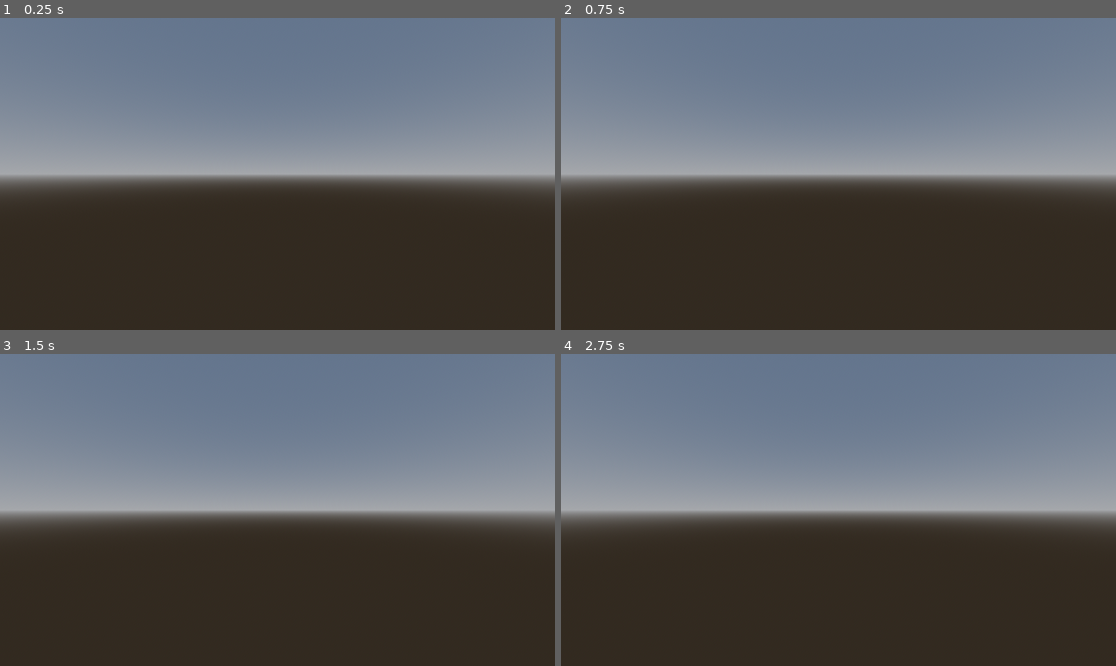
Above: before the commit, frames 1-4 (two rows, left to right).
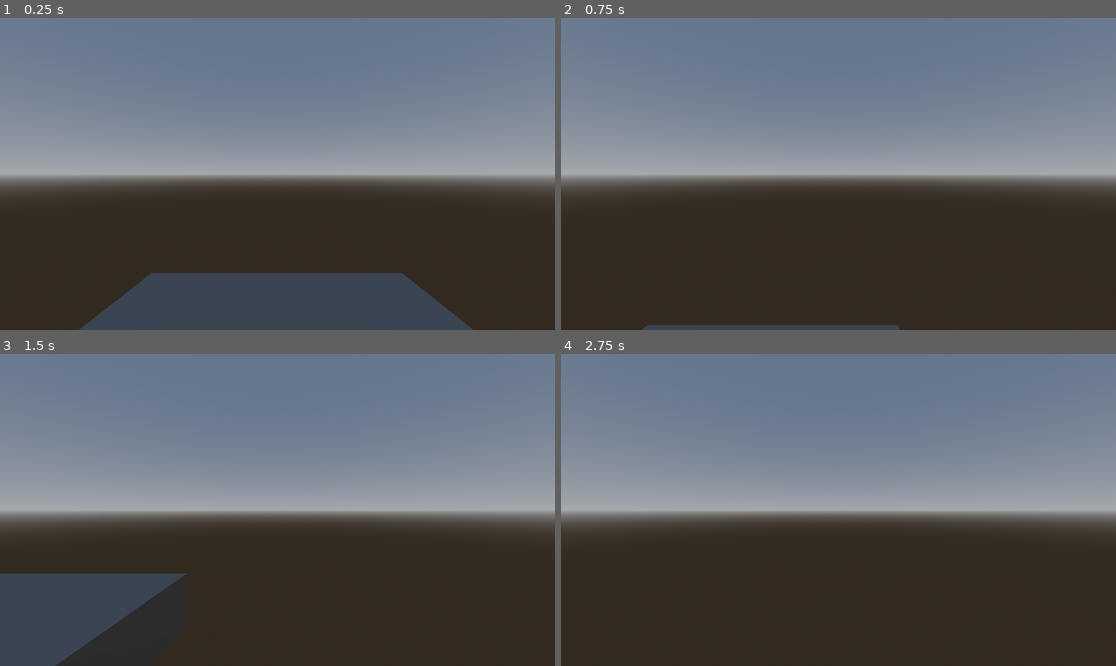
Above: after the commit, the same moments.

Repository: WindowsVista42/game-off-2025-game
Game: Godot game, scene res://Main.tscn
Same seed, same stepped clock (60 frames per second), same inputs: the game is played once before the commit and once after it.
Inputs:
- Up to frame 1 (0.25 s): no input
- Up to frame 2 (0.75 s): tap Enter (ui_accept) at 0.5, 0.6 s; hold Right (ui_right) from 0.53 s (still down)
- Up to frame 3 (1.5 s): tap Enter (ui_accept) at 0.77, 1.07, 1.35 s; release Right (ui_right) at 1.28 s; hold Down (ui_down) from 1.28 s (still down)
- Up to frame 4 (2.75 s): tap Enter (ui_accept) at 1.52, 1.82, 2.1 s; release Down (ui_down) at 2.03 s; hold Right (ui_right) from 2.03 s (still down)

The runs differ from the first frame. In frame 1, 11% of the frame differs, in the area x 14-86%, y 81-100%; in frame 2, 0.7%; in frame 3, 6.5%; in frame 4, nothing differs.

Commit message:
WIP: 3d character movement. WASD working.

Diff:
--- a/Main.tscn
+++ b/Main.tscn
@@ -1,4 +1,6 @@
-[gd_scene load_steps=6 format=3 uid="uid://dh6h2aj4wrj1n"]
+[gd_scene load_steps=8 format=3 uid="uid://dh6h2aj4wrj1n"]
+
+[ext_resource type="Script" uid="uid://bh6tmdb26jcdc" path="res://character_body_3d.gd" id="1_ig7tw"]
 
 [sub_resource type="ProceduralSkyMaterial" id="ProceduralSkyMaterial_rxg2q"]
 
@@ -14,6 +16,8 @@
 [sub_resource type="BoxShape3D" id="BoxShape3D_rxg2q"]
 size = Vector3(3.862793, 0.48095703, 6.4418335)
 
+[sub_resource type="BoxMesh" id="BoxMesh_7dm0k"]
+
 [node name="Node3D" type="Node3D"]
 
 [node name="WorldEnvironment" type="WorldEnvironment" parent="."]
@@ -21,6 +25,7 @@
 
 [node name="CharacterBody3D" type="CharacterBody3D" parent="."]
 transform = Transform3D(1, 0, 0, 0, 1, 0, 0, 0, 1, 0, 0.8487115, 0)
+script = ExtResource("1_ig7tw")
 
 [node name="CollisionShape3D" type="CollisionShape3D" parent="CharacterBody3D"]
 shape = SubResource("CapsuleShape3D_rxg2q")
@@ -33,3 +38,7 @@
 [node name="CollisionShape3D" type="CollisionShape3D" parent="StaticBody3D"]
 transform = Transform3D(1, 0, 0, 0, 1, 0, 0, 0, 1, -0.0035429, -0.25952148, -0.004180908)
 shape = SubResource("BoxShape3D_rxg2q")
+
+[node name="MeshInstance3D" type="MeshInstance3D" parent="StaticBody3D"]
+transform = Transform3D(3.8465285, 0, 0, 0, 1.0000005, 0, 0, 0, 6.311805, -0.012291014, -0.49939835, 0.028294206)
+mesh = SubResource("BoxMesh_7dm0k")
--- /dev/null
+++ b/character_body_3d.gd
@@ -0,0 +1,29 @@
+extends CharacterBody3D
+
+
+const SPEED = 5.0
+const JUMP_VELOCITY = 4.5
+
+
+func _physics_process(delta: float) -> void:
+	# Add the gravity.
+	if not is_on_floor():
+		velocity += get_gravity() * delta
+
+	# Handle jump.
+	if Input.is_action_just_pressed("ui_accept") and is_on_floor():
+		velocity.y = JUMP_VELOCITY
+
+	# Get the input direction and handle the movement/deceleration.
+	# As good practice, you should replace UI actions with custom gameplay actions.
+	var input_dir := Input.get_vector("ui_left", "ui_right", "ui_up", "ui_down")
+
+	var direction := (transform.basis * Vector3(input_dir.x, 0, input_dir.y)).normalized()
+	if direction:
+		velocity.x = direction.x * SPEED
+		velocity.z = direction.z * SPEED
+	else:
+		velocity.x = move_toward(velocity.x, 0, SPEED)
+		velocity.z = move_toward(velocity.z, 0, SPEED)
+
+	move_and_slide()
--- a/project.godot
+++ b/project.godot
@@ -14,3 +14,38 @@
 run/main_scene="uid://dh6h2aj4wrj1n"
 config/features=PackedStringArray("4.5", "Forward Plus")
 config/icon="res://icon.svg"
+
+[input]
+
+ui_left={
+"deadzone": 0.5,
+"events": [Object(InputEventKey,"resource_local_to_scene":false,"resource_name":"","device":0,"window_id":0,"alt_pressed":false,"shift_pressed":false,"ctrl_pressed":false,"meta_pressed":false,"pressed":false,"keycode":4194319,"physical_keycode":0,"key_label":0,"unicode":0,"location":0,"echo":false,"script":null)
+, Object(InputEventJoypadButton,"resource_local_to_scene":false,"resource_name":"","device":0,"button_index":13,"pressure":0.0,"pressed":false,"script":null)
+, Object(InputEventJoypadMotion,"resource_local_to_scene":false,"resource_name":"","device":0,"axis":0,"axis_value":-1.0,"script":null)
+, Object(InputEventKey,"resource_local_to_scene":false,"resource_name":"","device":-1,"window_id":0,"alt_pressed":false,"shift_pressed":false,"ctrl_pressed":false,"meta_pressed":false,"pressed":false,"keycode":0,"physical_keycode":65,"key_label":0,"unicode":97,"location":0,"echo":false,"script":null)
+]
+}
+ui_right={
+"deadzone": 0.5,
+"events": [Object(InputEventKey,"resource_local_to_scene":false,"resource_name":"","device":0,"window_id":0,"alt_pressed":false,"shift_pressed":false,"ctrl_pressed":false,"meta_pressed":false,"pressed":false,"keycode":4194321,"physical_keycode":0,"key_label":0,"unicode":0,"location":0,"echo":false,"script":null)
+, Object(InputEventJoypadButton,"resource_local_to_scene":false,"resource_name":"","device":0,"button_index":14,"pressure":0.0,"pressed":false,"script":null)
+, Object(InputEventJoypadMotion,"resource_local_to_scene":false,"resource_name":"","device":0,"axis":0,"axis_value":1.0,"script":null)
+, Object(InputEventKey,"resource_local_to_scene":false,"resource_name":"","device":-1,"window_id":0,"alt_pressed":false,"shift_pressed":false,"ctrl_pressed":false,"meta_pressed":false,"pressed":false,"keycode":0,"physical_keycode":68,"key_label":0,"unicode":100,"location":0,"echo":false,"script":null)
+]
+}
+ui_up={
+"deadzone": 0.5,
+"events": [Object(InputEventKey,"resource_local_to_scene":false,"resource_name":"","device":0,"window_id":0,"alt_pressed":false,"shift_pressed":false,"ctrl_pressed":false,"meta_pressed":false,"pressed":false,"keycode":4194320,"physical_keycode":0,"key_label":0,"unicode":0,"location":0,"echo":false,"script":null)
+, Object(InputEventJoypadButton,"resource_local_to_scene":false,"resource_name":"","device":0,"button_index":11,"pressure":0.0,"pressed":false,"script":null)
+, Object(InputEventJoypadMotion,"resource_local_to_scene":false,"resource_name":"","device":0,"axis":1,"axis_value":-1.0,"script":null)
+, Object(InputEventKey,"resource_local_to_scene":false,"resource_name":"","device":-1,"window_id":0,"alt_pressed":false,"shift_pressed":false,"ctrl_pressed":false,"meta_pressed":false,"pressed":false,"keycode":0,"physical_keycode":87,"key_label":0,"unicode":119,"location":0,"echo":false,"script":null)
+]
+}
+ui_down={
+"deadzone": 0.5,
+"events": [Object(InputEventKey,"resource_local_to_scene":false,"resource_name":"","device":0,"window_id":0,"alt_pressed":false,"shift_pressed":false,"ctrl_pressed":false,"meta_pressed":false,"pressed":false,"keycode":4194322,"physical_keycode":0,"key_label":0,"unicode":0,"location":0,"echo":false,"script":null)
+, Object(InputEventJoypadButton,"resource_local_to_scene":false,"resource_name":"","device":0,"button_index":12,"pressure":0.0,"pressed":false,"script":null)
+, Object(InputEventJoypadMotion,"resource_local_to_scene":false,"resource_name":"","device":0,"axis":1,"axis_value":1.0,"script":null)
+, Object(InputEventKey,"resource_local_to_scene":false,"resource_name":"","device":-1,"window_id":0,"alt_pressed":false,"shift_pressed":false,"ctrl_pressed":false,"meta_pressed":false,"pressed":false,"keycode":0,"physical_keycode":83,"key_label":0,"unicode":115,"location":0,"echo":false,"script":null)
+]
+}
Not shown, added: character_body_3d.gd.uid
